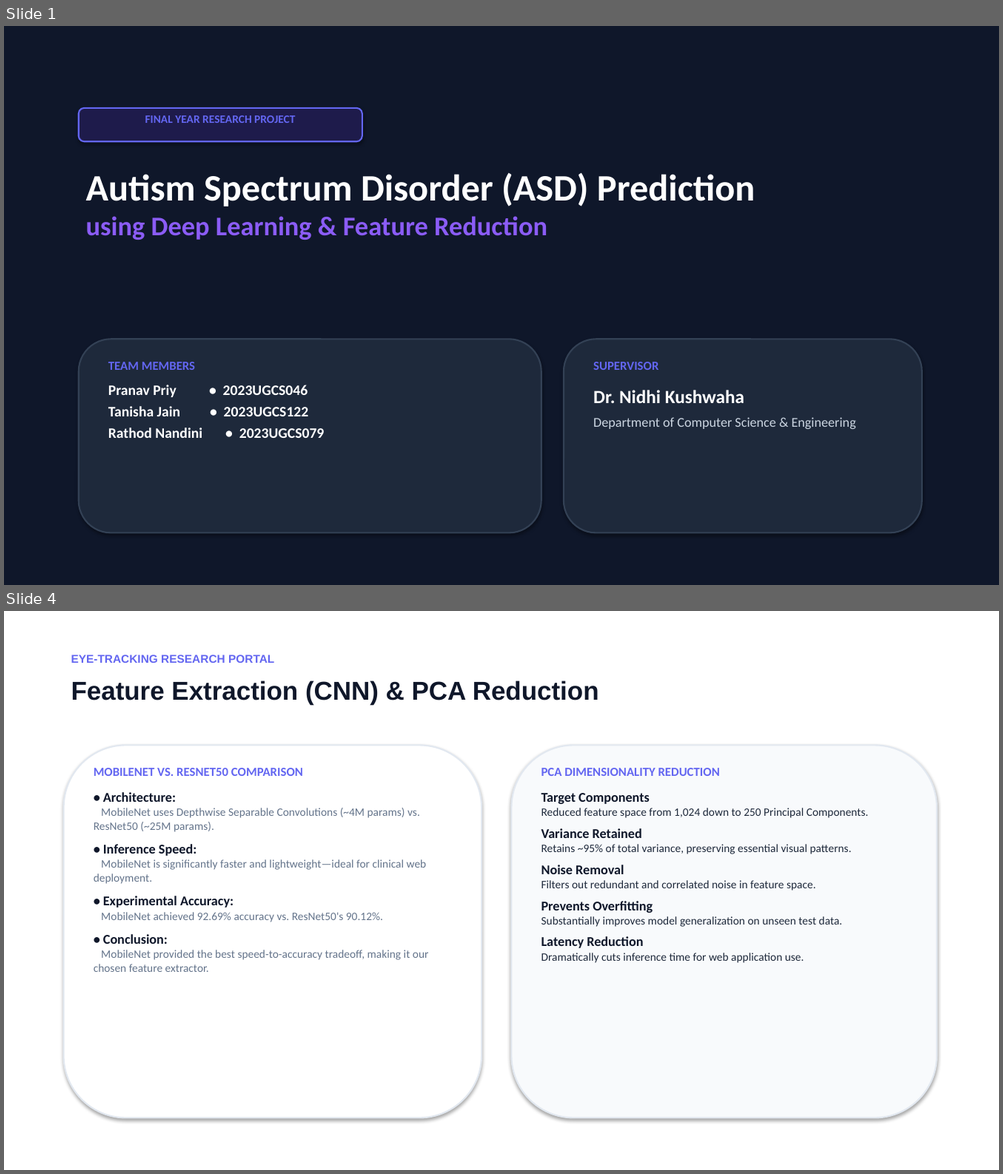
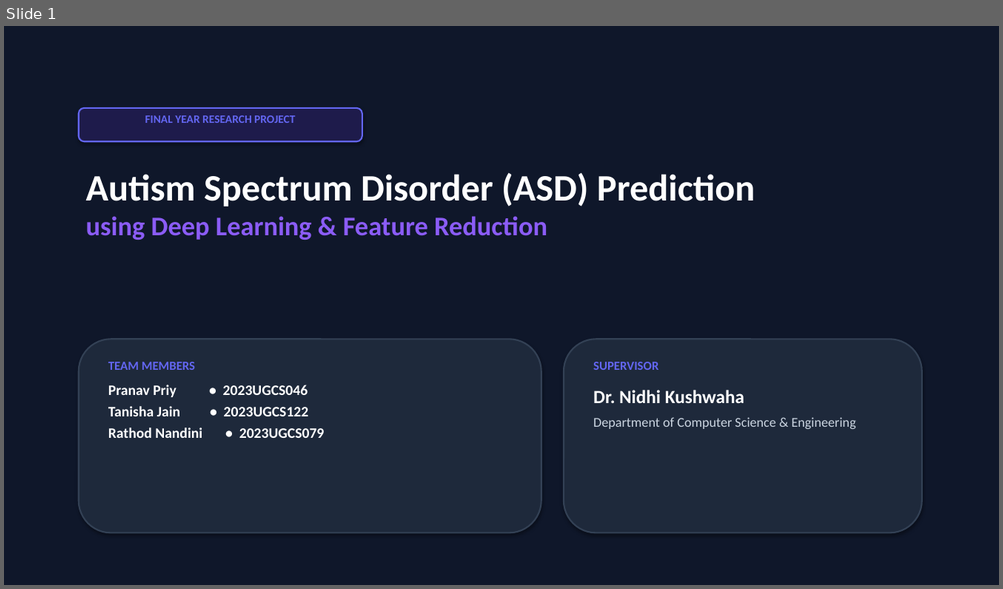
Before and after one commit to nandini-rathod/asd-eye-tracking, a slide deck: ASD_EyeTracking_Presentation.pptx. Shown one above the other, each under a label of ours: slides 1 and 4 before the commit, slide 1 after it; the slides between them are not shown. The pictures are 1003x1174 and 1003x589 pixels, drawn with LibreOffice and Linux fonts; fonts in the diff are those of the drawing. Boxes give left, top, right and bottom in pixels: in the first picture for what was removed or moved away, otherwise in the second. Text is boxed around its words. In the diff, an @@ line names an element or a change of style, - is before the commit and + after.

```diff
--- a/ASD_EyeTracking_Presentation.pptx
+++ b/ASD_EyeTracking_Presentation.pptx
@@ slide 4 removed at <box>4,611,999,1170</box>, background #FFFFFF @@
@@ text removed at <box>71,655,274,663</box> @@
-EYE-TRACKING RESEARCH PORTAL
@@ text removed at <box>71,681,599,705</box> @@
-Feature Extraction (CNN) & PCA Reduction
@@ rounded rectangle removed at <box>64,745,481,1119</box> @@
@@ rounded rectangle removed at <box>512,745,936,1119</box> @@
@@ text removed at <box>94,768,429,972</box> @@
-MOBILENET VS. RESNET50 COMPARISON
-• Architecture:
-MobileNet uses Depthwise Separable Convolutions (~4M params) vs. ResNet50 (~25M params).
-• Inference Speed:
-MobileNet is significantly faster and lightweight—ideal for clinical web deployment.
-• Experimental Accuracy:
-MobileNet achieved 92.69% accuracy vs. ResNet50's 90.12%.
-• Conclusion:
-MobileNet provided the best speed-to-accuracy tradeoff, making it our chosen feature extractor.
@@ text removed at <box>541,768,868,963</box> @@
-PCA DIMENSIONALITY REDUCTION
-Target Components
-Reduced feature space from 1,024 down to 250 Principal Components.
-Variance Retained
-Retains ~95% of total variance, preserving essential visual patterns.
-Noise Removal
-Filters out redundant and correlated noise in feature space.
-Prevents Overfitting
-Substantially improves model generalization on unseen test data.
-Latency Reduction
-Dramatically cuts inference time for web application use.
```
Also in this commit, not shown: 8 slides changed, 1 slide added, 4 other files.
